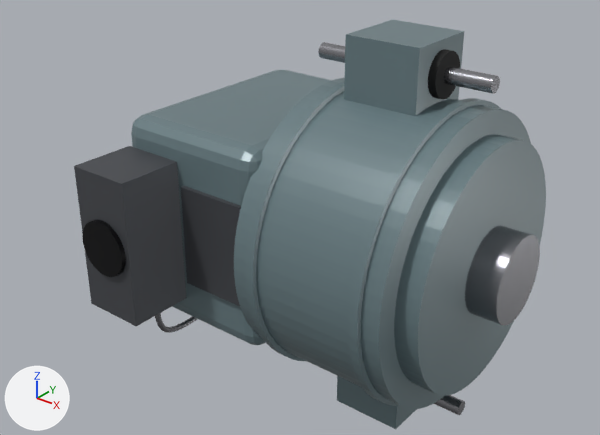
What one commit did to the glTF model models/gearbox/gearbox.glb.
Rendered twice from a camera (50 mm lens) standing at (1.85, -4.12, 2.47) and looking at (-1.24, -0.26, 0.07). Lighting does not change. The marker at lower left points along +X, +Y and +Z. The picture after the commit comes second. Where no turn or scale is listed for an object, it has been applied to the vertices. Vertices at exactly the same position are counted once.

Before the edit, the objects in view are built like this:
```python
me_cylinder = bpy.data.meshes.new('Cylinder')
me_cylinder.from_pydata(...)  # 2084 vertices, 4084 faces; spans x -2.6..0.1, y -1.28..0.98, z -1.32..1.32
# faces by material slot: [1680, 1740, 252, 224, 188]
me_cylinder.materials.append(mat_pipe_steel)  # grey #99999e
me_cylinder.materials.append(mat_gear_paint)  # greyish cyan #6b7f85
me_cylinder.materials.append(mat_rubber)  # black #121212
me_cylinder.materials.append(mat_steel_grey)  # dark grey #595c61
me_cylinder.materials.append(mat_bolt_black)  # black #141417
ob_gearbox = bpy.data.objects.new('gearbox', me_cylinder)
ob_gearbox.location = (0.1, 0.0, 0.0)
```
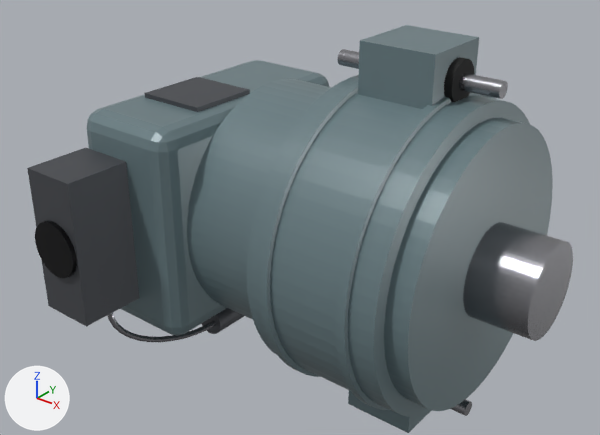
Where the change shows, as pixel boxes (x1, y1, x2, y2) in the pictures (600 x 435 px; the box of a moved part takes in the faces that stretch with it):
'gearbox', reshaped, moved
    before: (74, 20, 546, 429)
    after: (27, 25, 573, 433)
part 1 of me_cylinder, added
    after: (463, 222, 573, 341)
part 2 of me_cylinder, added
    after: (451, 399, 472, 416)
part 3 of me_cylinder, added
    after: (338, 49, 508, 99)
part 4 of me_cylinder, added
    after: (384, 118, 553, 411)
part 5 of me_cylinder, added
    after: (247, 75, 530, 417)
part 6 of me_cylinder, added
    after: (187, 79, 332, 319)
part 7 of me_cylinder, added
    after: (335, 92, 496, 410)
part 8 of me_cylinder, added
    after: (259, 80, 358, 377)
part 9 of me_cylinder, added
    after: (27, 148, 140, 327)
part 10 of me_cylinder, added
    after: (145, 77, 250, 112)
part 11 of me_cylinder, moved or reshaped (not visible before)
    after: (202, 308, 244, 334)
part 12 of me_cylinder, moved or reshaped
    before: (82, 219, 126, 277)
    after: (35, 221, 77, 278)
part 13 of me_cylinder, rebuilt
    before: (131, 70, 332, 345)
    after: (87, 60, 329, 336)
part 14 of me_cylinder, added
    after: (107, 313, 216, 342)
part 15 of me_cylinder, deleted
    before: (465, 225, 540, 326)
part 16 of me_cylinder, deleted
    before: (348, 98, 501, 406)
part 17 of me_cylinder, deleted
    before: (181, 186, 241, 306)
part 18 of me_cylinder, built on
    before: (234, 20, 531, 429)
    after: (348, 25, 479, 433)
part 19 of me_cylinder, deleted
    before: (74, 146, 197, 333)

What the commit changed:
me_cylinder is used by ob_gearbox; location (0.1, 0.0, 0.0).
me_cylinder had 2084 vertices, 4084 faces and spanned x -2.6..0.1, y -1.28..0.98, z -1.32..1.32.
me_cylinder now has 2212 vertices, 4336 faces and spans x -2.9..0.2, y -1.48..1.03, z -1.3..1.3.
me_cylinder part 1: a new loose piece, a 64-sided cylinder along x spanning x -0.2..0.2, y -0.3..0.3, z -0.3..0.3, in mat_pipe_steel (grey #99999e).
me_cylinder part 2: a new loose piece, a 64-sided cylinder along x spanning x -1.35..-0.25, y 0.0..0.1, z -1.15..-1.05, in mat_pipe_steel (grey #99999e).
me_cylinder part 3: a new loose piece, a 64-sided cylinder along x spanning x -1.35..-0.25, y 0.0..0.1, z 1.05..1.15, in mat_pipe_steel (grey #99999e).
me_cylinder part 4: a new loose piece, a 64-sided cylinder along x spanning x -0.35..-0.2, y -0.9..0.9, z -0.9..0.9, in mat_gear_paint (greyish cyan #6b7f85).
me_cylinder part 5: a new loose piece, a 64-sided cylinder along x spanning x -1.25..-0.35, y -1.0..1.0, z -1.0..1.0, in mat_gear_paint (greyish cyan #6b7f85).
me_cylinder part 6: a new loose piece, a 64-sided cylinder along x spanning x -1.9..-1.25, y -0.85..0.85, z -0.85..0.85, in mat_gear_paint (greyish cyan #6b7f85).
me_cylinder part 7: a new loose piece, a 64-sided cylinder along x spanning x -0.58..-0.52, y -1.03..1.03, z -1.03..1.03, in mat_gear_paint (greyish cyan #6b7f85).
me_cylinder part 8: a new loose piece, a 64-sided cylinder along x spanning x -1.13..-1.07, y -1.03..1.03, z -1.03..1.03, in mat_gear_paint (greyish cyan #6b7f85).
me_cylinder part 9: a new loose piece, a box spanning x -2.65..-2.25, y -1.45..-1.0, z -0.5..0.5, in mat_steel_grey (dark grey #595c61).
me_cylinder part 10: a new loose piece, a box spanning x -2.55..-2.05, y -0.55..-0.05, z 0.75..0.78, in mat_steel_grey (dark grey #595c61).
me_cylinder part 11: the loose piece of 96 vertices spanning x -2.26..-2.04, y -0.3..0.35, z -0.97..-0.75 is moved by (0.0, -0.15, -0.06).
me_cylinder part 12: the loose piece of 96 vertices spanning x -2.32..-1.94, y -1.28..-1.25, z -0.19..0.19 is moved by (-0.32, -0.2, 0.0).
me_cylinder part 13: the loose piece of 96 vertices spanning x -2.4..-1.25, y -0.8..0.8, z -0.7..0.7 is rebuilt with 96 vertices and now spans x -2.7..-1.9, y -1.0..0.75, z -0.75..0.75.
me_cylinder part 14: a new loose piece of 156 vertices spanning x -2.32..-2.08, y -1.24..-0.45, z -0.94..-0.5, in mat_pipe_steel (grey #99999e).
me_cylinder part 15: the loose piece of 128 vertices spanning x -0.1..0.1, y -0.28..0.28, z -0.28..0.28 is deleted.
me_cylinder part 16: the loose piece of 128 vertices spanning x -0.43..-0.37, y -0.98..0.98, z -0.98..0.98 is deleted.
me_cylinder part 17: the loose piece of 8 vertices spanning x -1.85..-1.35, y -0.83..-0.8, z -0.35..0.35 is deleted.
me_cylinder part 18: 12 vertices moved within x -1.1..-0.5, y -0.08..0.18, z -1.07..1.07; 840 vertices removed from x -1.4..-0.2, y -0.98..0.98, z -1.32..1.32; 328 vertices added at x -1.1..-0.5, y -0.2..0.3, z -1.3..1.3.
me_cylinder part 19: 164 vertices removed from x -2.35..-1.9, y -1.25..-0.3, z -0.88..0.5.
Other edits to the shape of me_cylinder do not show in these pictures.
Object 'gearbox' (ob_gearbox) moves from (0.1, 0.0, 0.0) to (0.2, 0.0, 0.0).
